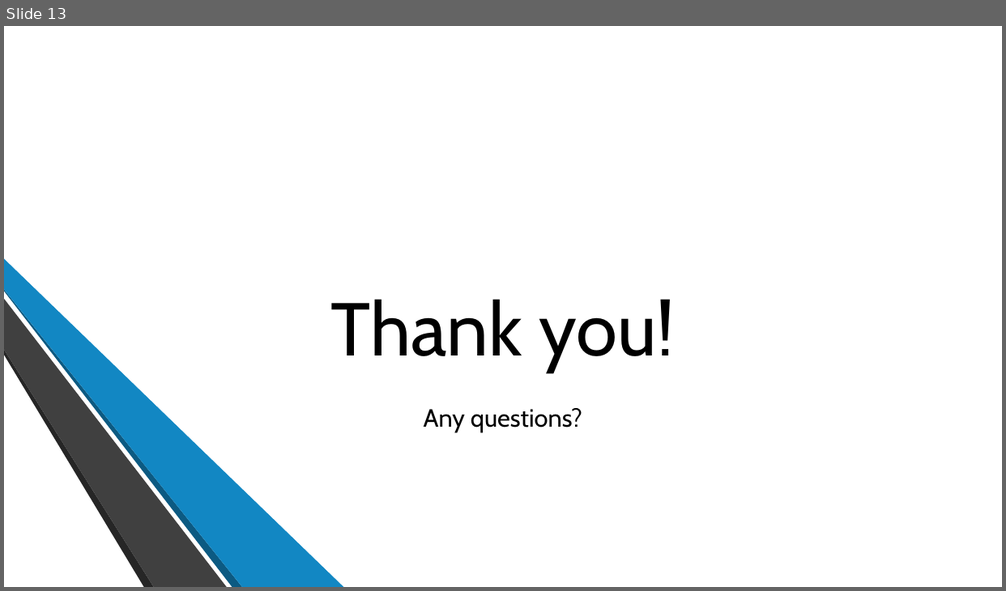
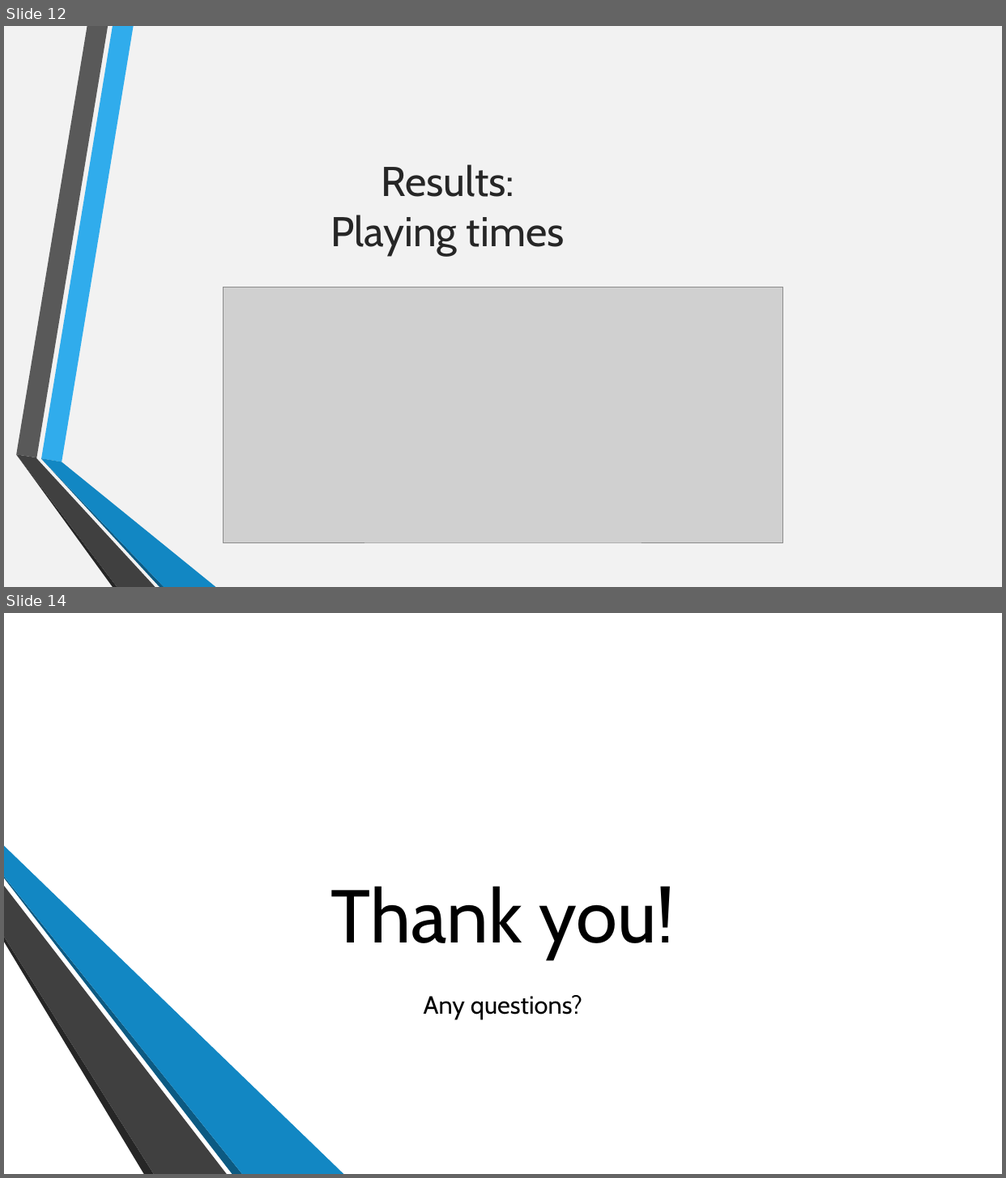
Before and after one commit to Kirasamah/GameDataMining, a slide deck: esitys/esitys.pptx. Shown one above the other, each under a label of ours: slide 13 before the commit, slides 12 and 14 after it; the slides between them are not shown. The pictures are 1006x591 and 1006x1178 pixels, drawn with LibreOffice and Linux fonts; fonts in the diff are those of the drawing; grey boxes stand for pictures; background and template pictures are left out. Boxes give left, top, right and bottom in pixels: in the first picture for what was removed or moved away, otherwise in the second. Text is boxed around its words. In the diff, an @@ line names an element or a change of style, - is before the commit and + after.

```diff
--- a/esitys/esitys.pptx
+++ b/esitys/esitys.pptx
@@ slide 12 added at [4, 26, 1002, 587], background #F2F2F2; not listed: 6 template elements that a slide beside it also shows @@
@@ title added at [331, 165, 565, 255], 40 pt, text #262626 @@
+Results:
+Playing times
@@ picture added at [224, 288, 783, 544] @@
@@ what was slide 13 is now slide 14 @@
```
Also in this commit, not shown: 2 slides changed.
